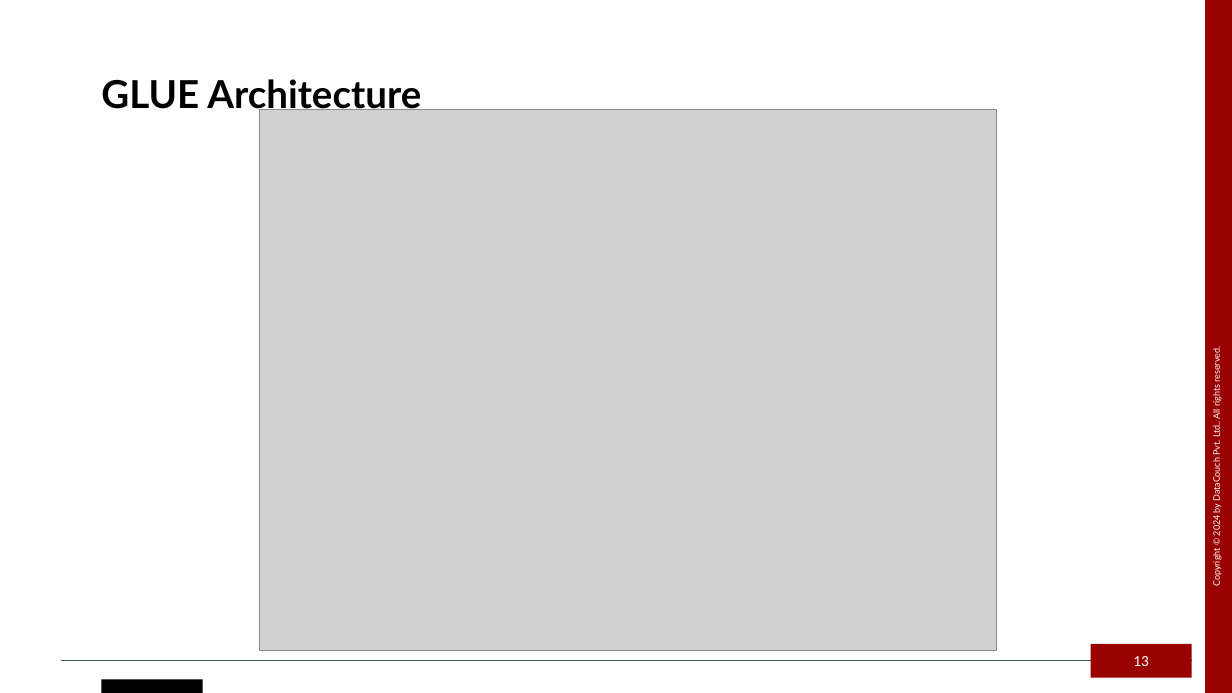
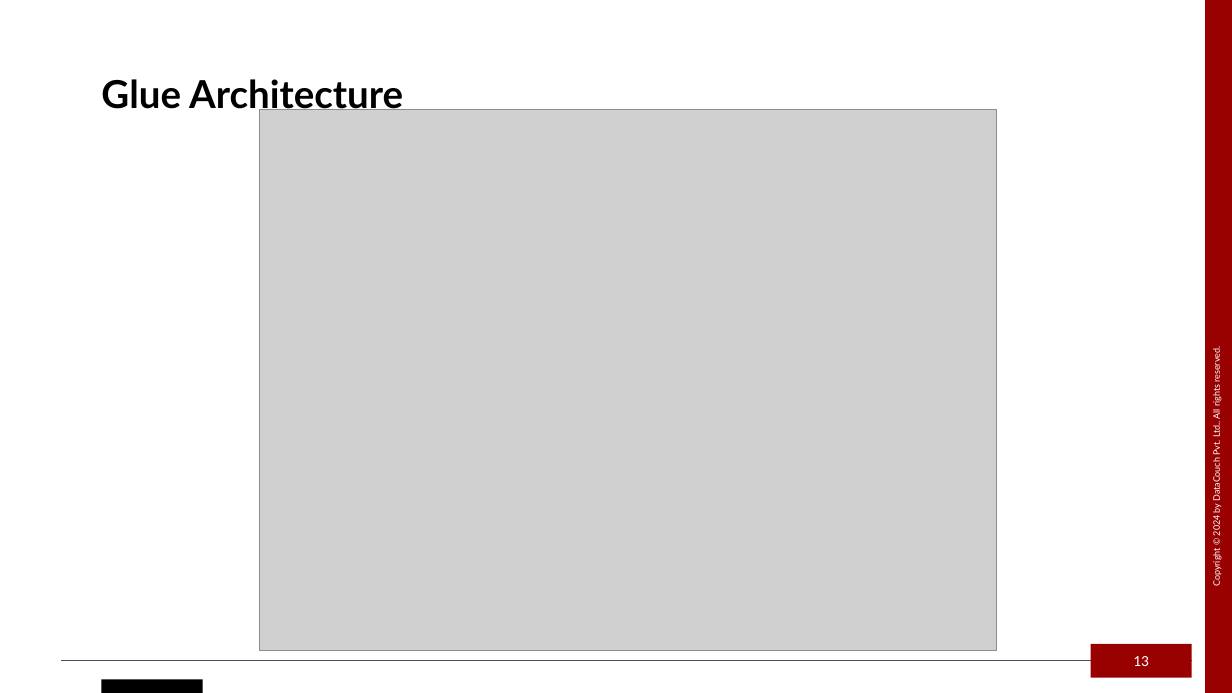
Before and after one commit to datacouch-io/aws-training-glue-redshift-athena-dms-quicksight, a slide deck: slide 13 of Slides/AWS GLUE_v1.pptx. Drawn at 1232x693 pixels with LibreOffice and Linux fonts; fonts in the diff are those of the drawing; grey boxes stand for pictures. Boxes give left, top, right and bottom in pixels: in the first picture for what was removed or moved away, otherwise in the second. Text is boxed around its words. In the diff, an @@ line names an element or a change of style, - is before the commit and + after.

```diff
--- a/Slides/AWS GLUE_v1.pptx
+++ b/Slides/AWS GLUE_v1.pptx
@@ text at (101,79,403,115): text changed @@
-GLUE Architecture
+Glue Architecture
```
Also in this commit, not shown: 10 other slides changed, 1 other file.
